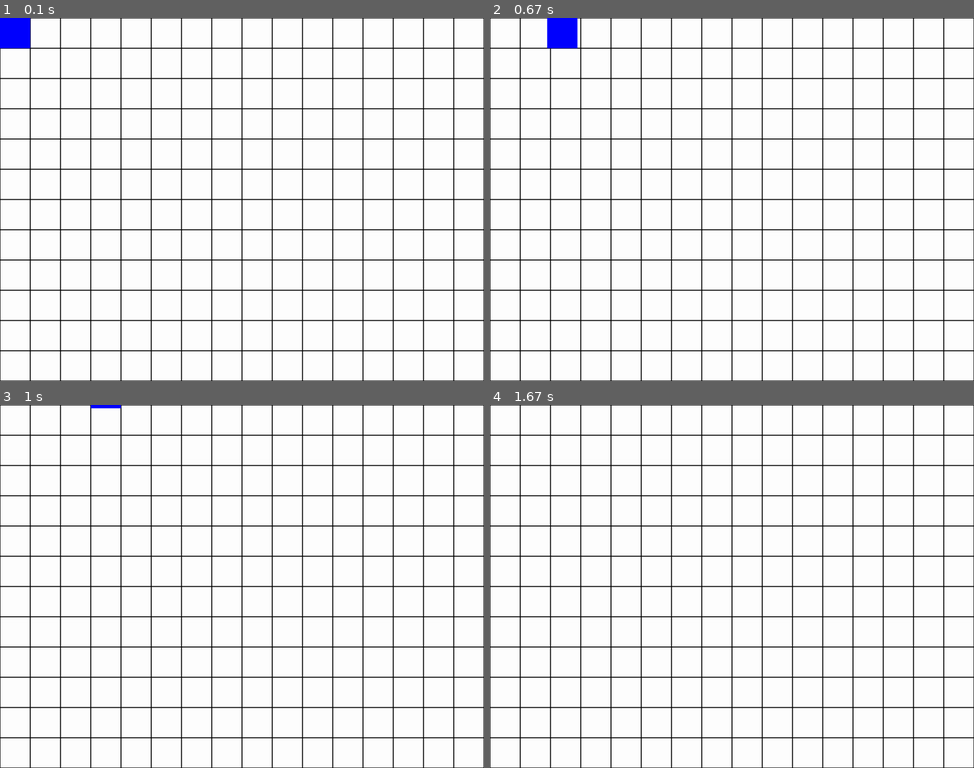
Above: before the commit, frames 1-4 (two rows, left to right).
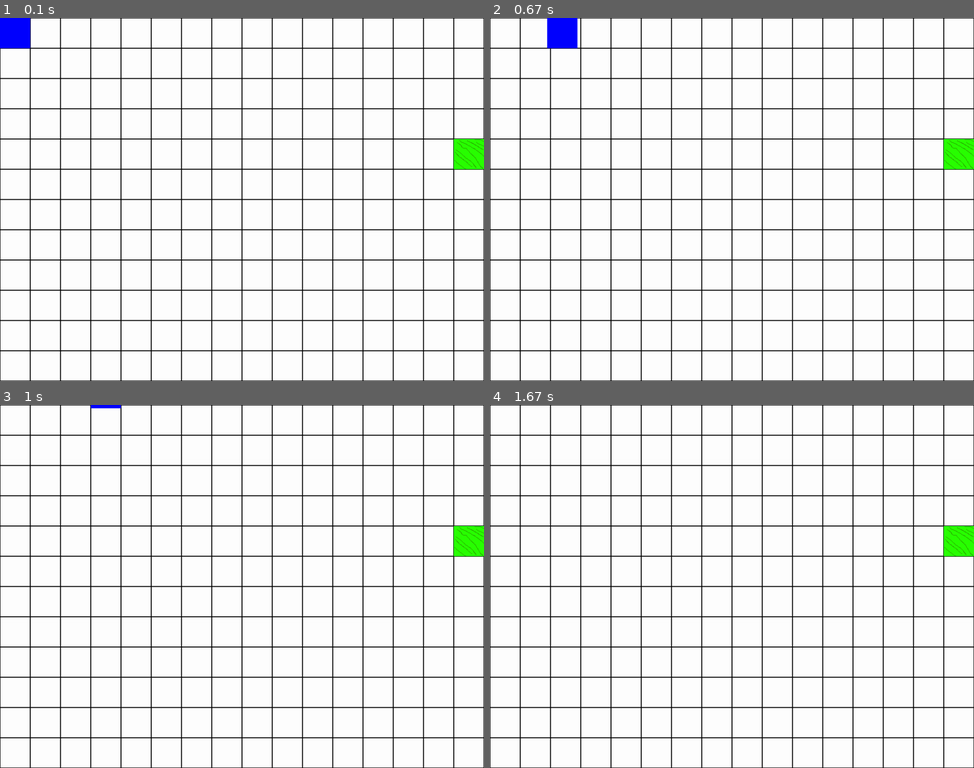
Above: after the commit, the same moments.

Repository: JonGift/Pygame-Rpg
Game: pygame game, started from main.py
The game is run twice, just before and just after one commit, with the same random seed, the same clock (stepped at 60 frames per second) and the same inputs.
Inputs:
- Up to frame 1 (0.1 s): no input
- Up to frame 2 (0.67 s): hold Right from 0.33 s (still down)
- Up to frame 3 (1 s): release Right at 0.8 s; hold Up from 0.83 s (still down)
- Up to frame 4 (1.67 s): release Up at 1.13 s

The runs differ from the first frame. In frame 1, 0.5% of the frame differs, in the area x 93-100%, y 33-42%; in frame 2, 0.5%; in frame 3, 0.5%; in frame 4, 0.5%.

Commit message:
Merge branch 'master' of https://github.com/Yamist/Pygame-Rpg

Diff:
--- a/dungeons.py
+++ b/dungeons.py
@@ -1 +1,27 @@
-__author__ = 'Jawnathan'
+import tiles
+import random
+
+def generate_dungeon(length, width):
+    dungeon_map = tiles.map(length, width, 'temp')
+    length = length - 1
+    width = width - 1
+
+    entrance = '0,0'
+    side = random.randrange(1, 5)
+    if side == 1:
+        entrance_location = random.randrange(0, length)
+        entrance_location = str(str(entrance_location) + ',0')
+    if side == 2:
+        entrance_location = random.randrange(0, width)
+        entrance_location = str(str(length) + ',' + str(entrance_location))
+    if side == 3:
+        entrance_location = random.randrange(0, length)
+        entrance_location = str(str(entrance_location) + ',' + str(width ))
+    if side == 4:
+        entrance_location = random.randrange(0, width)
+        entrance_location = str('0,' + str(entrance_location))
+
+    dungeon_map.tile_dictionary_xy[entrance_location].new_type = 'grass'
+    dungeon_map.update_tile_xy(entrance_location)
+
+    return dungeon_map
--- a/main.py
+++ b/main.py
@@ -6,13 +6,13 @@
 import tiles
 import player
 import menus
+import dungeons
 
 clock = pygame.time.Clock()
 pygame.init()
 display_surface = pygame.display.set_mode((constants.SCREEN_WIDTH, constants.SCREEN_HEIGHT))
 pygame.display.set_caption('An rpg')
-temp = pygame.image.load('img/blank_tile.png')
-temp = tiles.map(16,12,'temp')
+temp = dungeons.generate_dungeon(16,12)
 
 done = False
 
@@ -50,11 +50,11 @@
     clock.tick(constants.FPS)
     pygame.display.update()
 
-    if temp.tile_dictionary_xy['15,11'].new_type != 'grass':
-        temp.tile_dictionary_xy['15,11'].new_type = 'grass'
-        temp.update_tile_xy('15,11')
-    else:
-        temp.tile_dictionary_xy['15,11'].new_type = 'blank_tile'
-        temp.update_tile_xy('15,11')
+    #if temp.tile_dictionary_xy['0,11'].new_type != 'grass':
+    #    temp.tile_dictionary_xy['0,11'].new_type = 'grass'
+    #    temp.update_tile_xy('0,11')
+    #else:
+    #    temp.tile_dictionary_xy['15,11'].new_type = 'blank_tile'
+    #    temp.update_tile_xy('15,11')
 
 pygame.quit()
--- a/player.py
+++ b/player.py
@@ -10,8 +10,9 @@
         self.x_vel = 0
         self.y_vel = 0
         self.wait = 0
-        self.move_delay = 0 #When this is 1 the player is moving
+        self.move_delay = 0 # When this is 1 the player is moving
         self.finish_move = 0
+        self.move_queue = ""
 
         self.health = 100
         self.mana = 20
@@ -21,7 +22,7 @@
 
         self.rect = self.sprite.get_rect()
 
-        #Lists which way the player is facing: N=0, W=1, S=2, E=3
+        # Lists which way the player is facing: N=0, W=1, S=2, E=3
         self.dir_facing = 0
 
     def set_location(self, x, y):
@@ -30,6 +31,7 @@
 
     def move(self, direction):
         if self.x_vel == 0 and self.y_vel == 0:
+            print("ran")
             if direction == "down":
                 self.y_vel = -1
                 self.x_vel = 0
@@ -49,6 +51,20 @@
                 self.x_vel = 1
                 self.y_vel = 0
                 self.move_delay = 1
+
+        # This will queue up a move command for when the previous key is released.
+        elif self.move_queue == "":
+            if direction == "down":
+                self.move_queue = "down"
+
+            elif direction == "up":
+                self.move_queue = "up"
+
+            elif direction == "left":
+                self.move_queue = "left"
+
+            elif direction == "right":
+                self.move_queue = "right"
 
     def stop(self):
             self.finish_move = 1
@@ -91,5 +107,10 @@
                 self.y_vel = 0
                 self.wait = 0
 
+                # print(self.x_vel, self.y_vel)
+                # if self.move_queue != "":
+                #     self.move(self.move_queue)
+                # print(self.x_vel, self.y_vel)
+
 
         self.draw()
--- a/tiles.py
+++ b/tiles.py
@@ -10,10 +10,14 @@
         self.x = 0
         self.y = 0
         self.reference_name = 0
+        self.solid = False
         if self.type == 0:
             self.type = 'blank_tile'
         if self.type == 1:
             self.type = 'grass'
+        if self.type == 2:
+            self.type = 'wall_stone'
+            self.solid = True
 
 def create_tile(pos_x, pos_y, type, reference_number, tile_size = constants.TILE_SIZE):
     #Create a tile with all of the needed params. Used best with class map.
Not shown, changed: .gitignore
